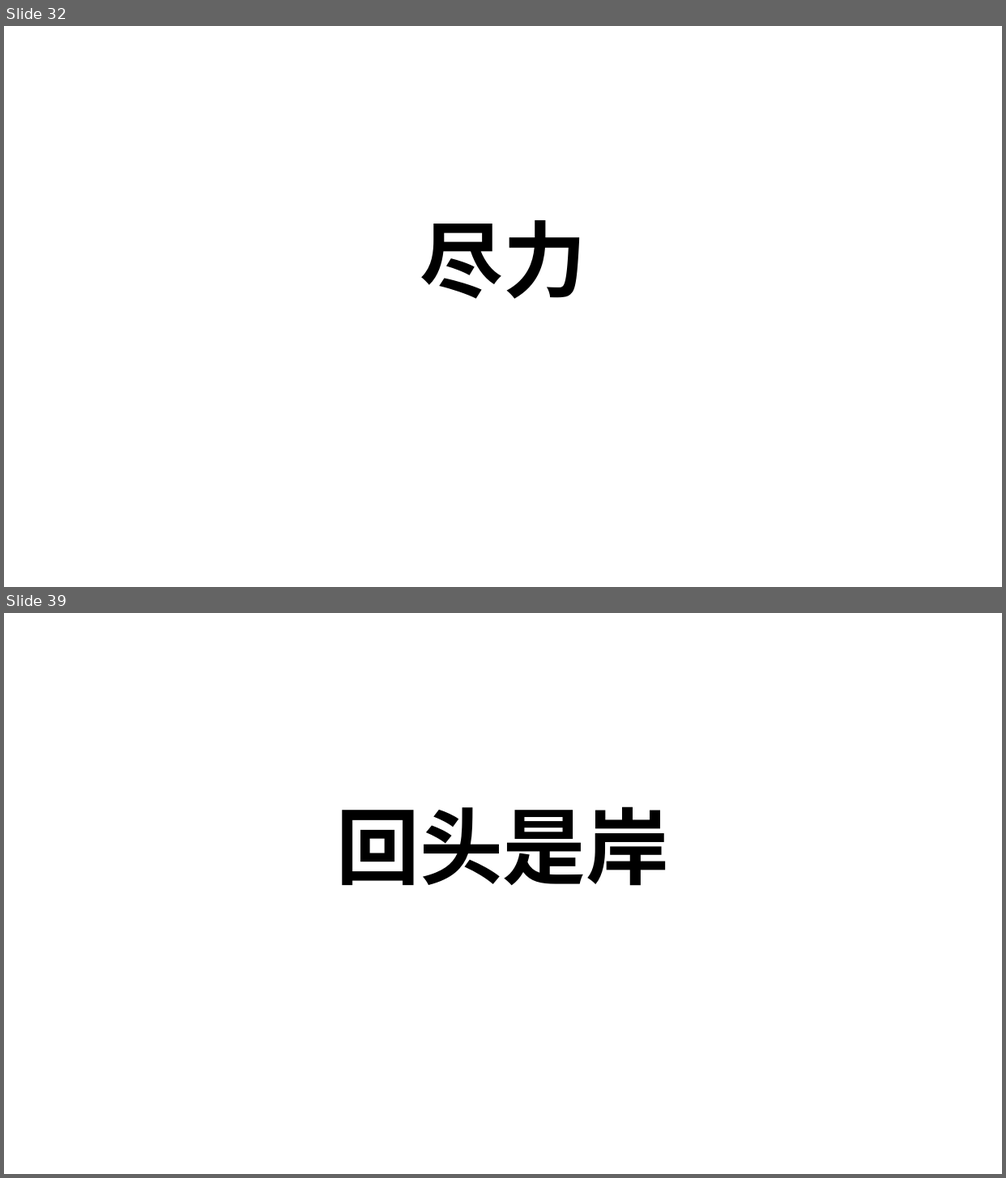
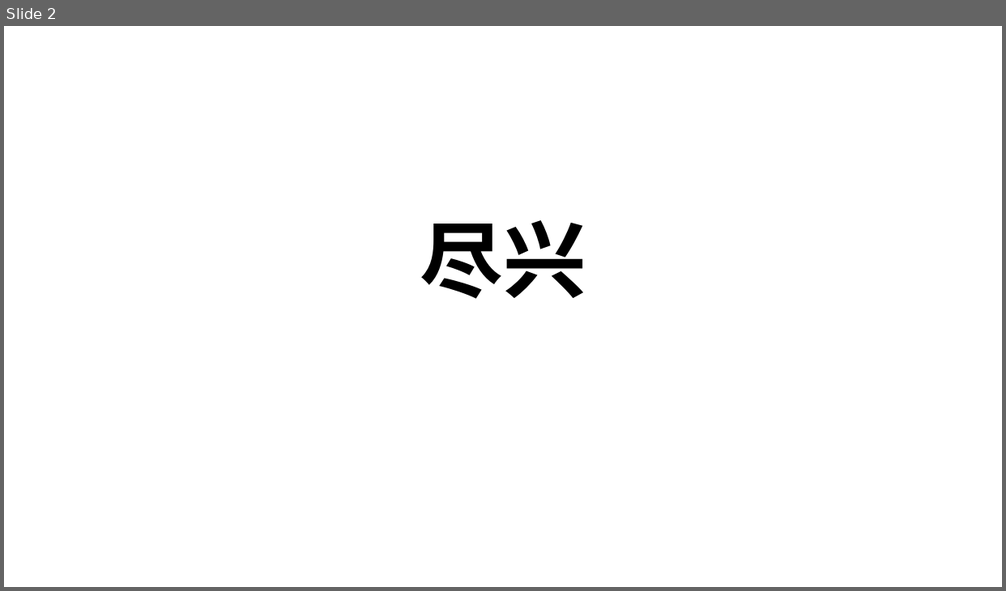
Before and after one commit to wavecheng/WordGuessGame, a slide deck: 小学语文二上.pptx. Shown one above the other, each under a label of ours: slides 32 and 39 before the commit, slide 2 after it; the slides between them are not shown. The pictures are 1006x1178 and 1006x591 pixels, drawn with LibreOffice and Linux fonts; fonts in the diff are those of the drawing. Boxes give left, top, right and bottom in pixels: in the first picture for what was removed or moved away, otherwise in the second. Text is boxed around its words. In the diff, an @@ line names an element or a change of style, - is before the commit and + after.

```diff
--- a/小学语文二上.pptx
+++ b/小学语文二上.pptx
@@ slide 39 removed at (4, 613, 1002, 1174), background #FFFFFF @@
@@ title removed at (337, 807, 670, 886) @@
-回头是岸
@@ what was slide 32 is now slide 2 @@
@@ slide 2 changed as well @@
@@ title at (420, 220, 586, 299): text changed @@
-尽力
+尽兴
```
Also in this commit, not shown: 1 other slide changed, 8 slides added, 47 other slides removed, 10 other files.
